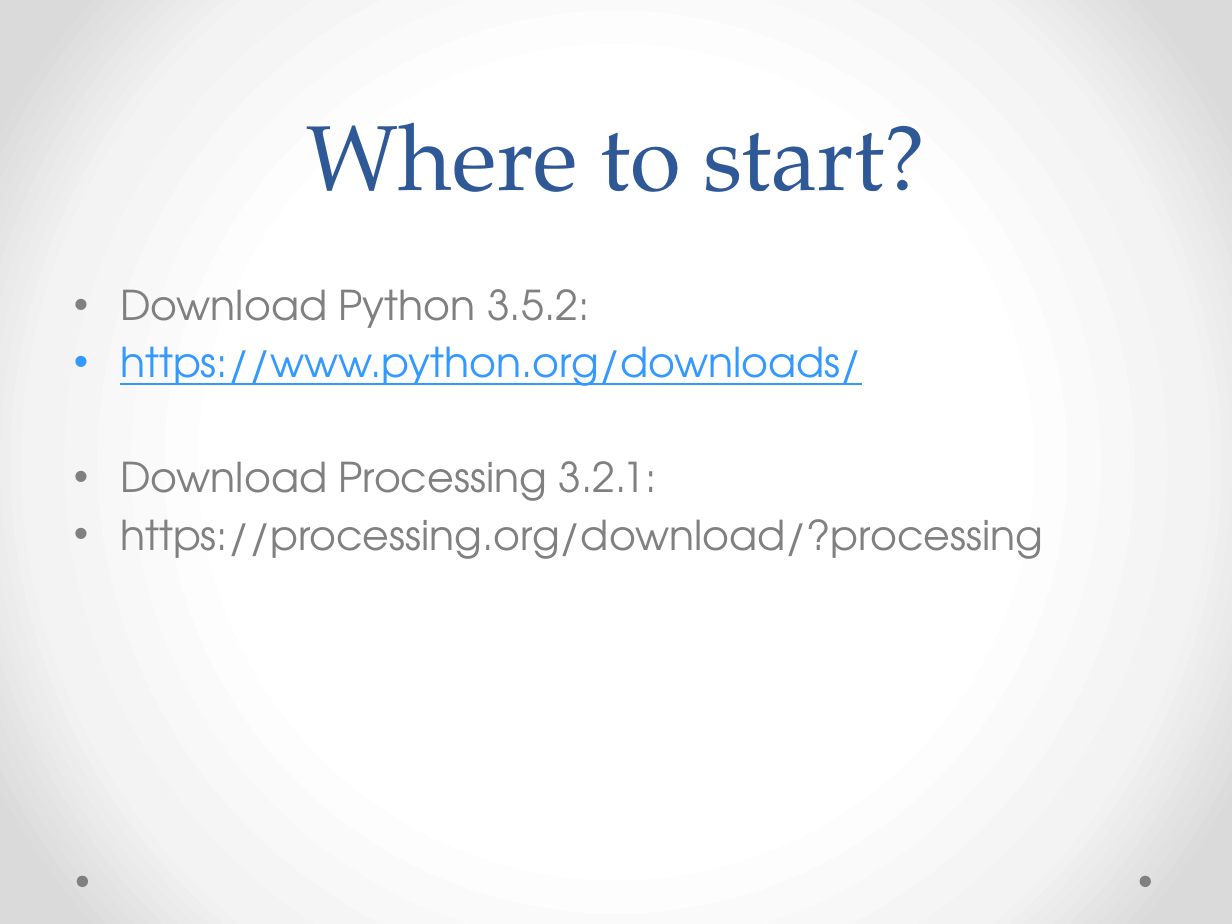
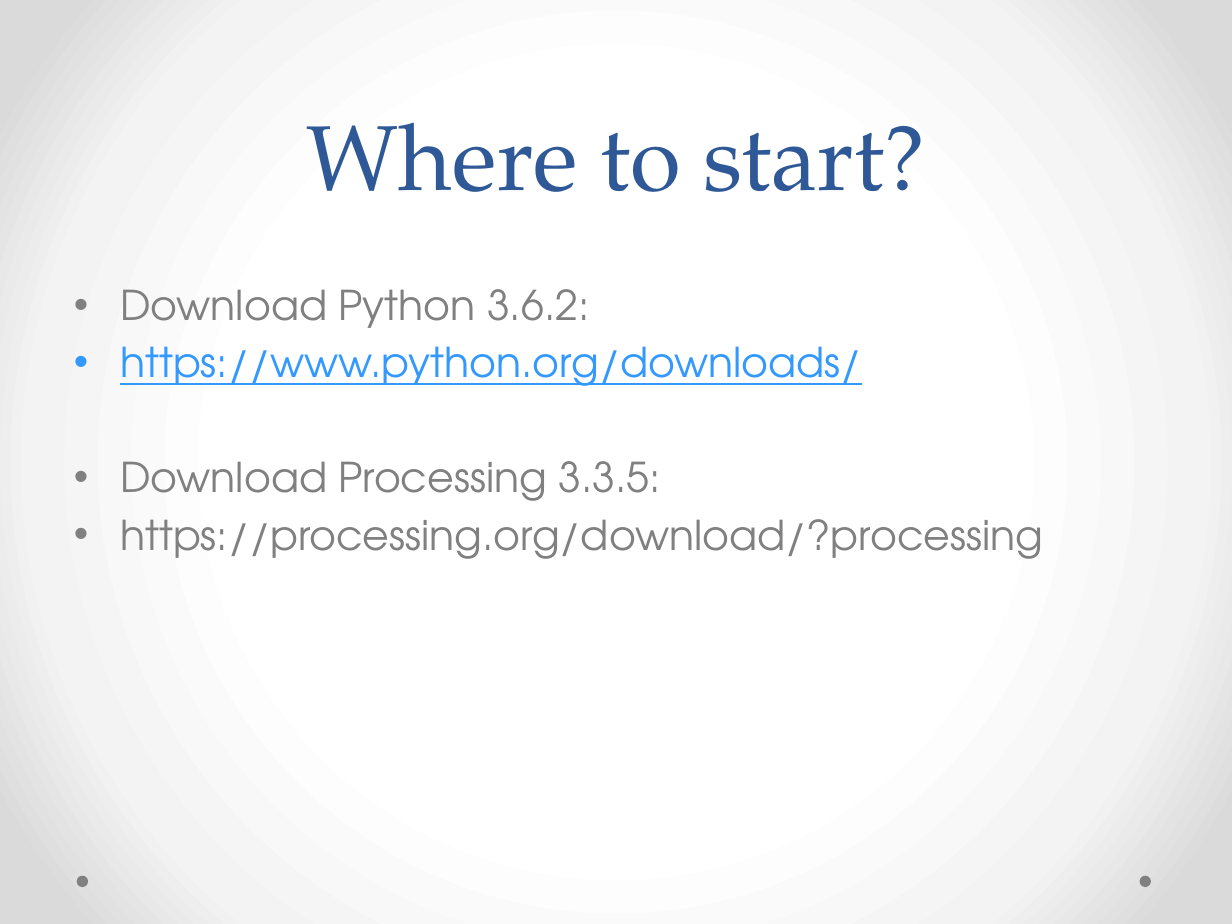
Before and after one commit to vmuijrers/EmpoweringCreativeThinkingThroughProgramming, a slide deck: slide 17 of Slides/ECTTP_Les_1_What_Is_Programming.pptx. Drawn at 1232x924 pixels with LibreOffice and Linux fonts; fonts in the diff are those of the drawing. Boxes give left, top, right and bottom in pixels: in the first picture for what was removed or moved away, otherwise in the second. Text is boxed around its words. In the diff, an @@ line names an element or a change of style, - is before the commit and + after.

```diff
--- a/Slides/ECTTP_Les_1_What_Is_Programming.pptx
+++ b/Slides/ECTTP_Les_1_What_Is_Programming.pptx
@@ text at (x1=120, y1=289, x2=589, y2=328): text changed @@
-• Download Python 3.5.2:
+• Download Python 3.6.2:
@@ text at (x1=120, y1=461, x2=660, y2=501): text changed @@
-• Download Processing 3.2.1:
+• Download Processing 3.3.5:
```
Also in this commit, not shown: 4 other slides changed, 1 other file.
